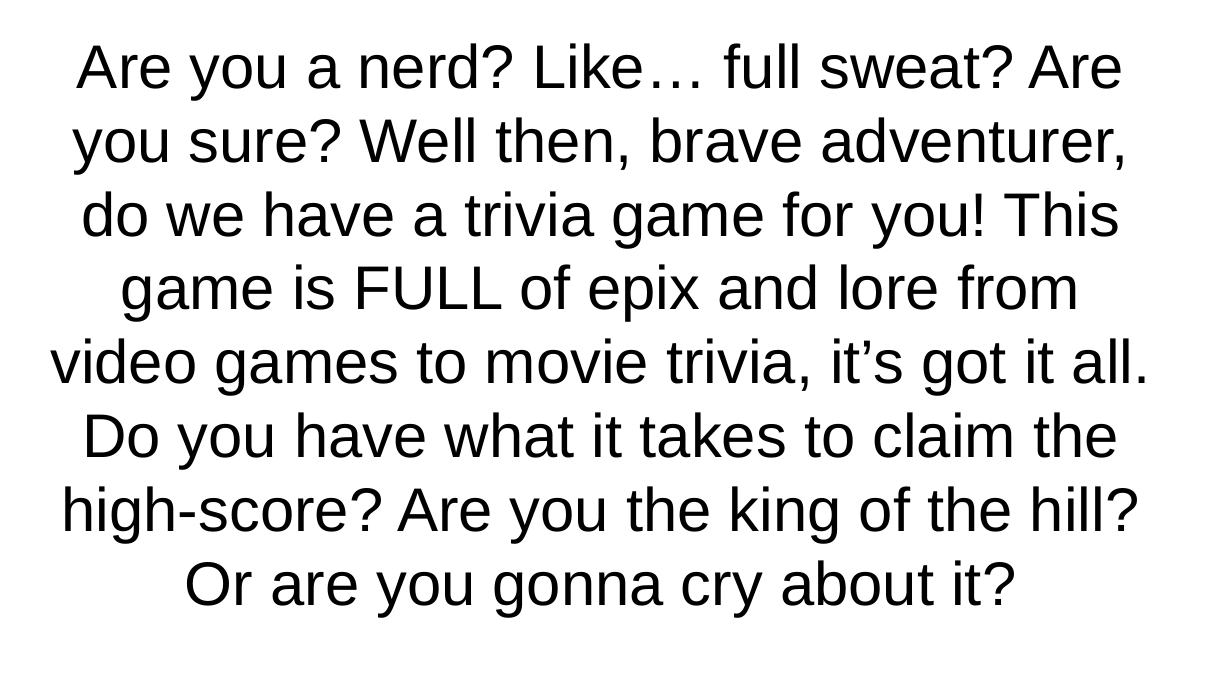
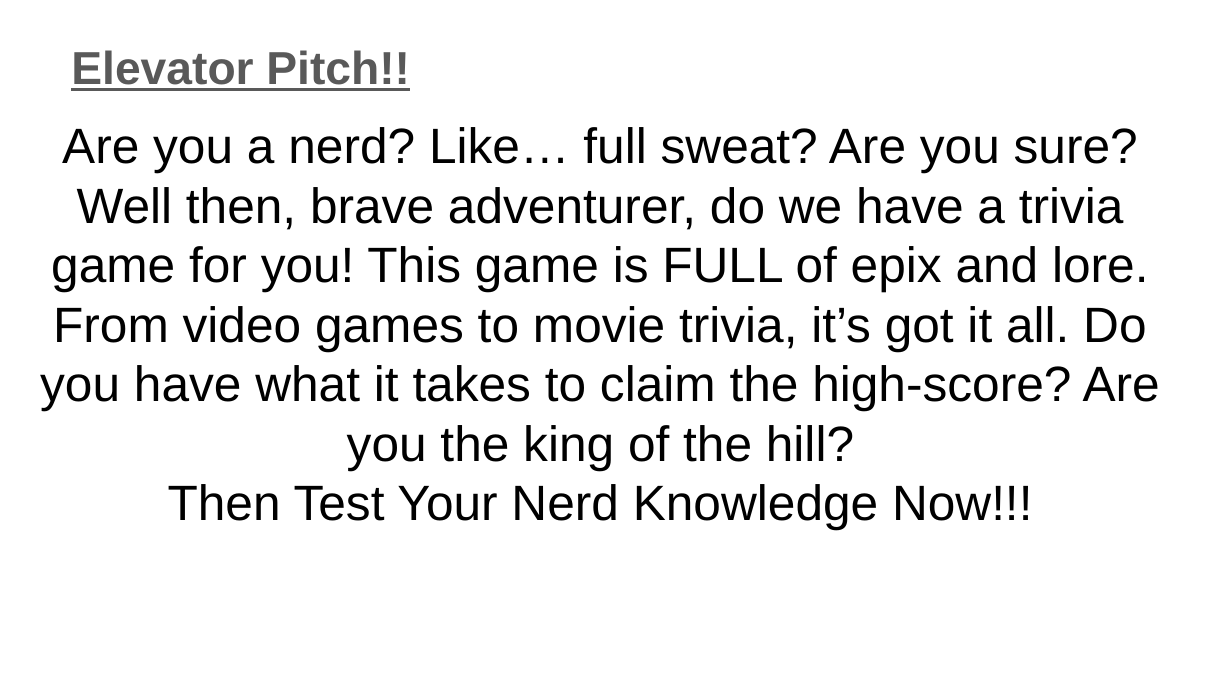
Before and after one commit to clintsrc/nerd-trivia, a slide deck: slide 2 of assets/slides/Project Presentation.pptx. Drawn at 1232x693 pixels with LibreOffice and Linux fonts; fonts in the diff are those of the drawing. Boxes give left, top, right and bottom in pixels: in the first picture for what was removed or moved away, otherwise in the second. Text is boxed around its words. In the diff, an @@ line names an element or a change of style, - is before the commit and + after.

```diff
--- a/assets/slides/Project Presentation.pptx
+++ b/assets/slides/Project Presentation.pptx
@@ text added at [71, 50, 410, 91], 27 pt, text #595959, bold, underline @@
+Elevator Pitch!!
@@ title at [40, 127, 1160, 530]: text changed; size 36 to 29 pt @@
-Are you a nerd? Like… full sweat? Are you sure? Well then, brave adventurer, do we have a trivia game for you! This game is FULL of epix and lore from video games to movie trivia, it’s got it all. Do you have what it takes to claim the high-score? Are you the king of the hill? Or are you gonna cry about it?
+Are you a nerd? Like… full sweat? Are you sure? Well then, brave adventurer, do we have a trivia game for you! This game is FULL of epix and lore. From video games to movie trivia, it’s got it all. Do you have what it takes to claim the high-score? Are you the king of the hill?
+Then Test Your Nerd Knowledge Now!!!
```
Also in this commit, not shown: 4 other slides changed.
